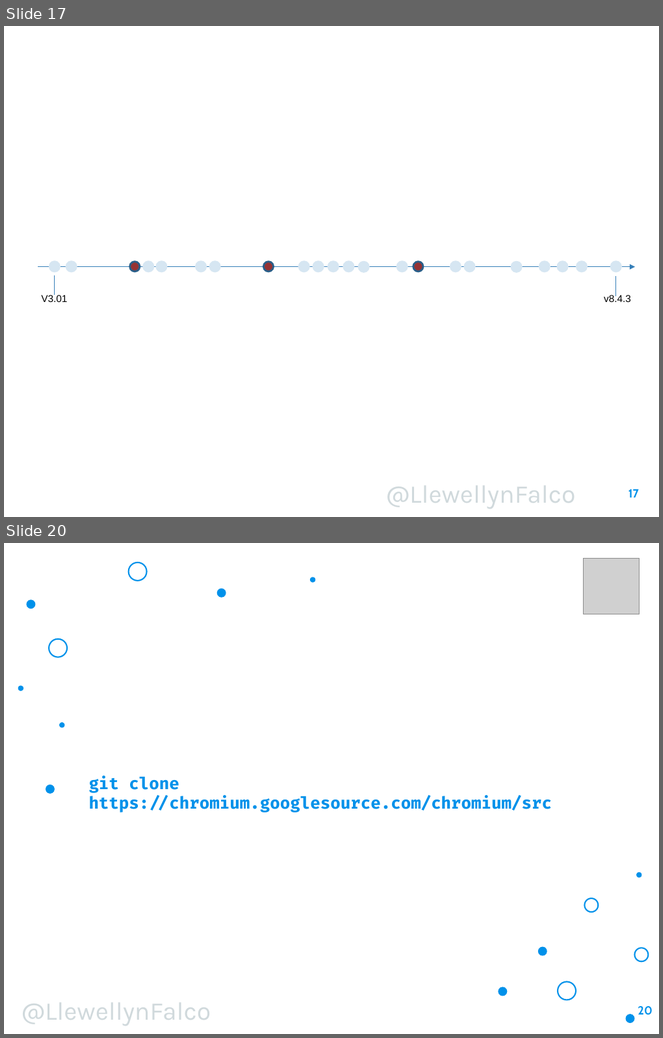
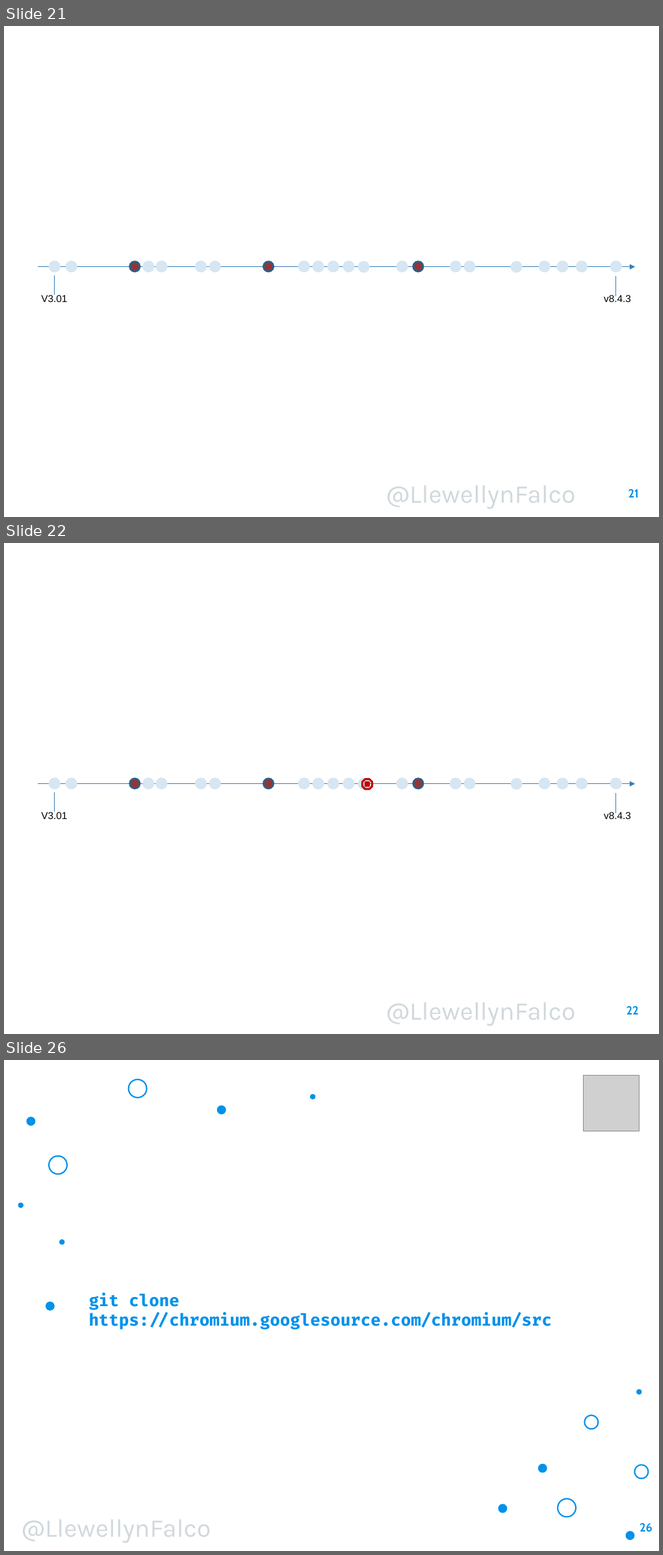
Before and after one commit to isidore/Talk-AvoidingLockIn, a slide deck: Avoiding Lock-In.pptx. Shown one above the other, each under a label of ours: slides 17 and 20 before the commit, slides 21, 22 and 26 after it; the slides between them are not shown. The pictures are 663x1038 and 663x1555 pixels, drawn with LibreOffice and Linux fonts; fonts in the diff are those of the drawing; grey boxes stand for pictures; background and template pictures are left out. Boxes give left, top, right and bottom in pixels: in the first picture for what was removed or moved away, otherwise in the second. Text is boxed around its words. In the diff, an @@ line names an element or a change of style, - is before the commit and + after.

```diff
--- a/Avoiding Lock-In.pptx
+++ b/Avoiding Lock-In.pptx
@@ slide 22 added at [4,543,659,1034], background picture (left out); not listed: 1 template element that a slide beside it also shows @@
@@ arrow added from (38, 784) to (635, 784), #367EB9 0.75 pt @@
@@ ellipse added at [50,779,60,789], fill #D6E6F2, outline #D6E6F2 2 pt @@
@@ line added from (55, 792) to (55, 812), #367EB9 0.75 pt @@
@@ ellipse added at [66,779,76,789], fill #D6E6F2, outline #D6E6F2 2 pt @@
@@ ellipse added at [130,779,140,789], fill #963334, outline #2B5F8A 2 pt @@
@@ ellipse added at [144,779,154,789], fill #D6E6F2, outline #D6E6F2 2 pt @@
@@ ellipse added at [157,779,166,789], fill #D6E6F2, outline #D6E6F2 2 pt @@
@@ ellipse added at [196,779,206,789], fill #D6E6F2, outline #D6E6F2 2 pt @@
@@ ellipse added at [211,779,220,789], fill #D6E6F2, outline #D6E6F2 2 pt @@
@@ ellipse added at [263,779,273,789], fill #963334, outline #2B5F8A 2 pt @@
@@ ellipse added at [299,779,309,789], fill #D6E6F2, outline #D6E6F2 2 pt @@
@@ ellipse added at [313,779,323,789], fill #D6E6F2, outline #D6E6F2 2 pt @@
@@ ellipse added at [328,779,338,789], fill #D6E6F2, outline #D6E6F2 2 pt @@
@@ ellipse added at [344,779,354,789], fill #D6E6F2, outline #D6E6F2 2 pt @@
@@ ellipse added at [359,779,369,789], fill #D6E6F2, outline #D6E6F2 2 pt @@
@@ freeform shape added at [362,780,372,789], fill #C00000, outline #C00000 2.25 pt @@
@@ ellipse added at [397,779,407,789], fill #D6E6F2, outline #D6E6F2 2 pt @@
@@ ellipse added at [414,779,423,789], fill #963334, outline #2B5F8A 2 pt @@
@@ ellipse added at [451,779,461,789], fill #D6E6F2, outline #D6E6F2 2 pt @@
@@ ellipse added at [465,779,475,789], fill #D6E6F2, outline #D6E6F2 2 pt @@
@@ ellipse added at [512,779,521,789], fill #D6E6F2, outline #D6E6F2 2 pt @@
@@ ellipse added at [540,779,550,789], fill #D6E6F2, outline #D6E6F2 2 pt @@
@@ ellipse added at [558,779,568,789], fill #D6E6F2, outline #D6E6F2 2 pt @@
@@ ellipse added at [577,779,586,789], fill #D6E6F2, outline #D6E6F2 2 pt @@
@@ ellipse added at [611,779,622,789], fill #D6E6F2, outline #D6E6F2 2 pt @@
@@ line added from (616, 793) to (616, 813), #367EB9 0.75 pt @@
@@ text added at [41,811,67,819], 11 pt, text #000000 @@
+V3.01
@@ text added at [604,811,631,819], 11 pt, text #000000 @@
+v8.4.3
@@ page number added at [627,1006,639,1015], 13 pt, text #0091EA, bold @@
+22
@@ what was slide 17 is now slide 21 @@
@@ page number at [629,489,639,498]: text changed @@
-17
+21
@@ what was slide 20 is now slide 26 @@
@@ page number at [640,1523,653,1533]: text changed @@
-20
+26
```
Also in this commit, not shown: 5 slides changed, 7 other slides added, 1 slide removed.
